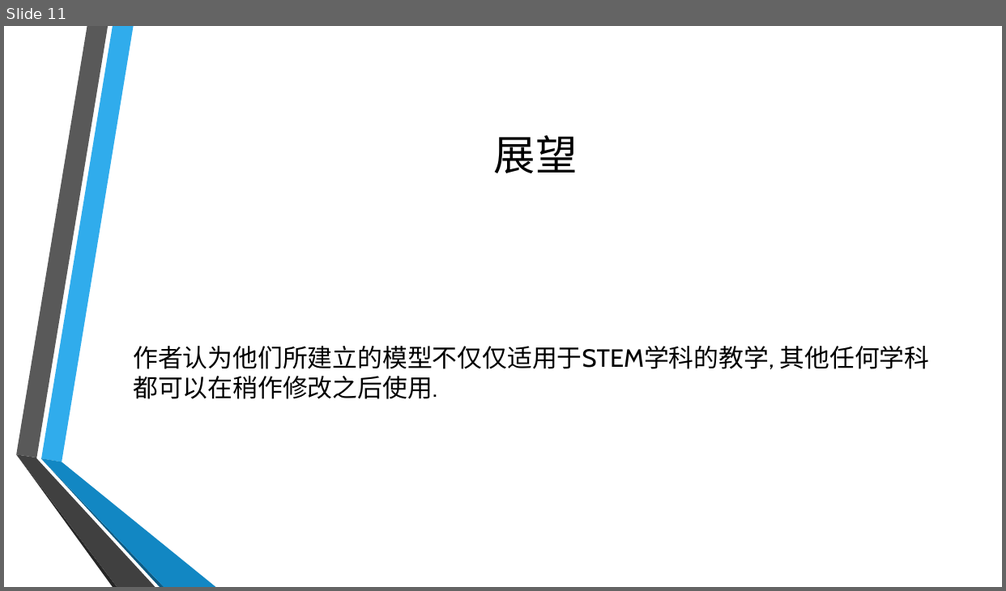
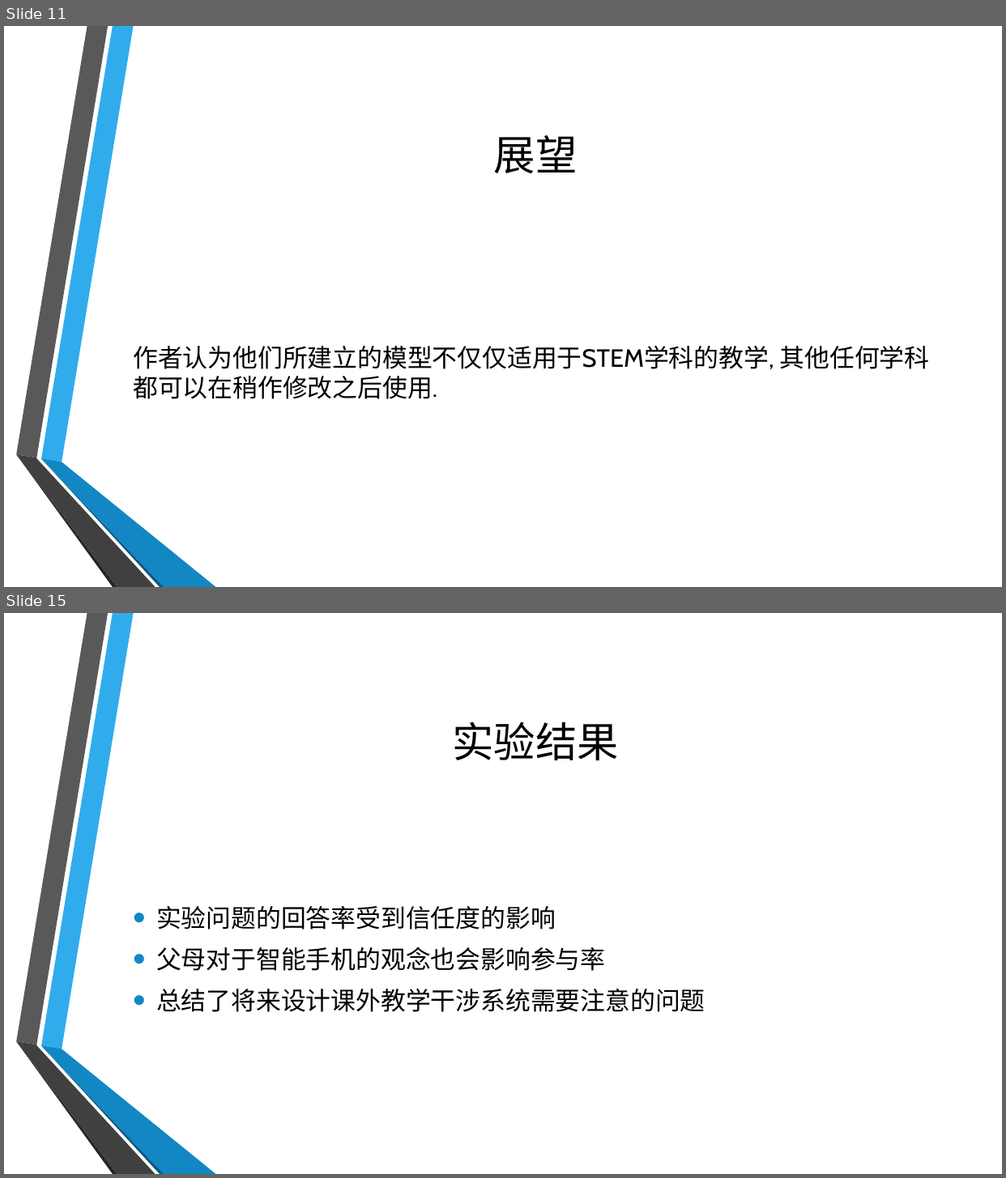
Before and after one commit to twesix/paper-notes, a slide deck: 201905/5-25分享.pptx. Shown one above the other, each under a label of ours: slide 11 before the commit, slides 11 and 15 after it; the slides between them are not shown. The pictures are 1006x591 and 1006x1178 pixels, drawn with LibreOffice and Linux fonts; fonts in the diff are those of the drawing; background and template pictures are left out. Boxes give left, top, right and bottom in pixels: in the first picture for what was removed or moved away, otherwise in the second. Text is boxed around its words. In the diff, an @@ line names an element or a change of style, - is before the commit and + after.

```diff
--- a/201905/5-25分享.pptx
+++ b/201905/5-25分享.pptx
@@ slide 15 added at (4,613,1002,1174), background picture (left out); not listed: 6 template elements that a slide beside it also shows @@
@@ title added at (453,722,619,760), 40 pt, text #000000 @@
+实验结果
@@ text added at (156,906,705,1012), 24 pt, text #000000 @@
+• 实验问题的回答率受到信任度的影响
+• 父母对于智能手机的观念也会影响参与率
+• 总结了将来设计课外教学干涉系统需要注意的问题
```
Also in this commit, not shown: 1 slide changed, 7 other slides added, 2 other files.
